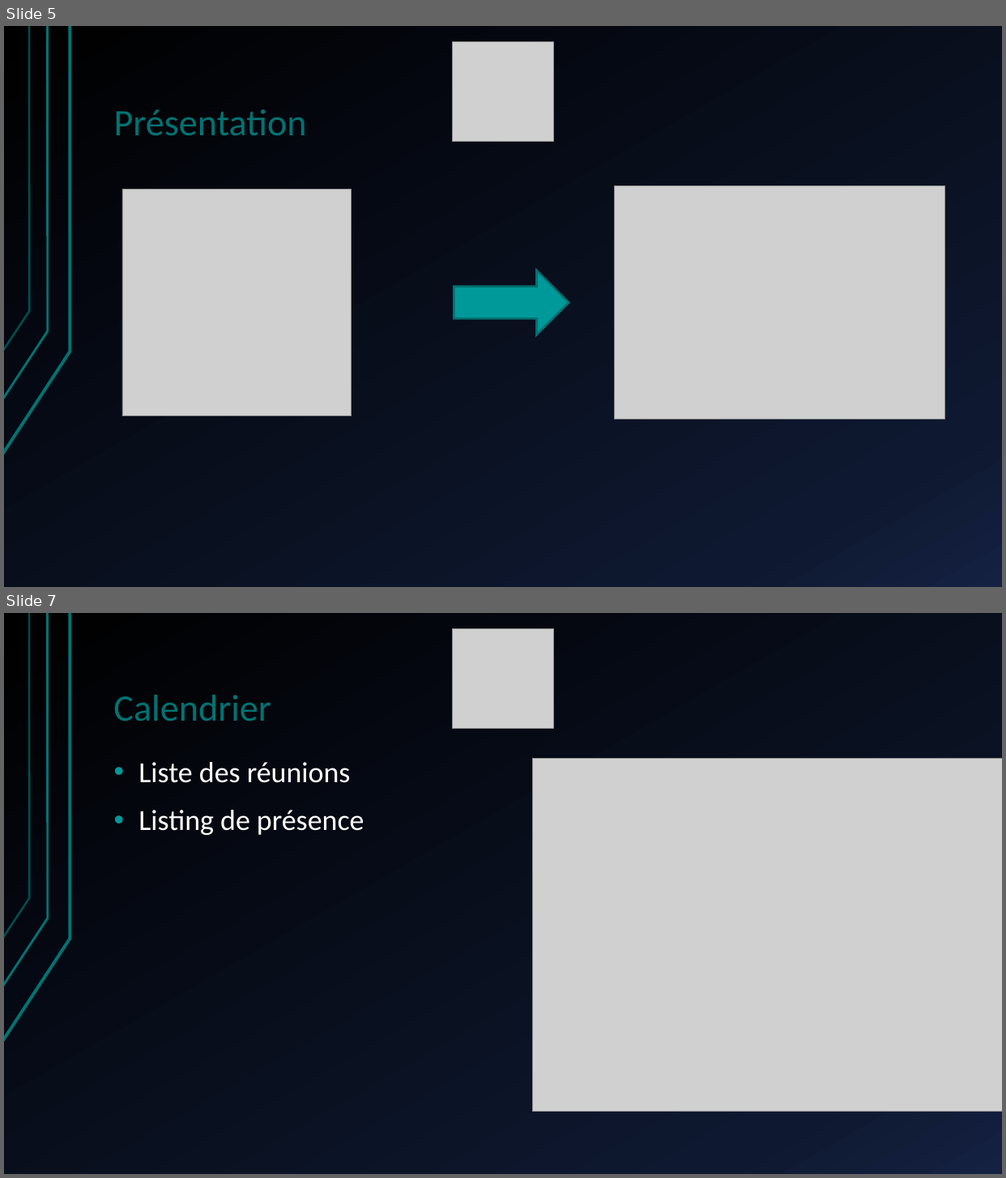
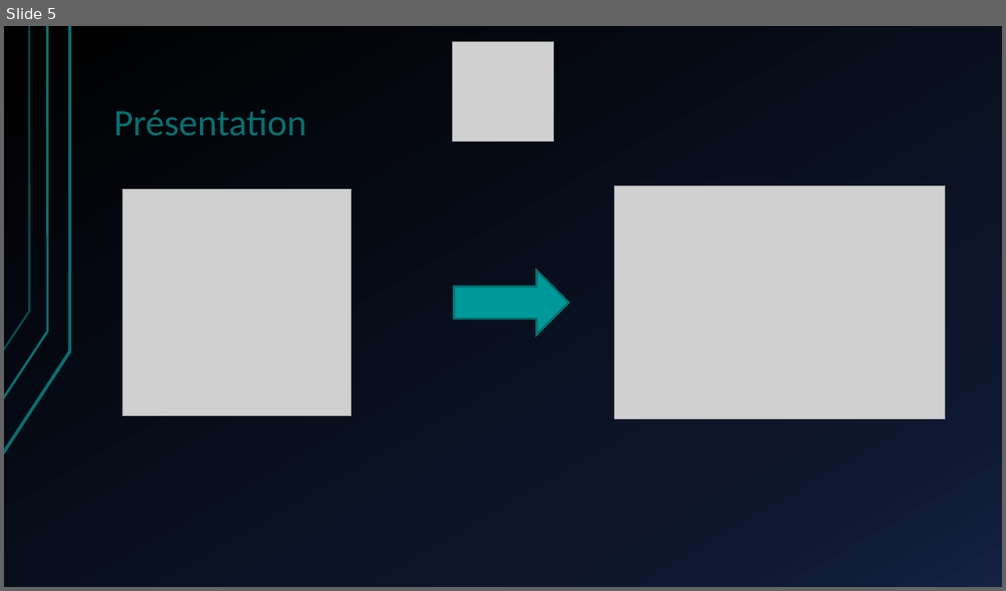
Before and after one commit to AymericPonjee/TFE-10DS, a slide deck: Rapport/PrésentationJuinTFE .pptx. Shown one above the other, each under a label of ours: slides 5 and 7 before the commit, slide 5 after it; the slides between them are not shown. The pictures are 1006x1178 and 1006x591 pixels, drawn with LibreOffice and Linux fonts; fonts in the diff are those of the drawing; grey boxes stand for pictures. Boxes give left, top, right and bottom in pixels: in the first picture for what was removed or moved away, otherwise in the second. Text is boxed around its words. In the diff, an @@ line names an element or a change of style, - is before the commit and + after.

```diff
--- a/Rapport/PrésentationJuinTFE .pptx
+++ b/Rapport/PrésentationJuinTFE .pptx
@@ slide 7 removed at (4, 613, 1002, 1174), background gradient #000000 to #0F1931 to #142242; not listed: 3 template elements that a slide beside it also shows @@
@@ picture removed at (453, 628, 552, 729) @@
@@ title removed at (113, 695, 271, 721) @@
-Calendrier
@@ picture removed at (533, 758, 1002, 1112) @@
@@ text removed at (138, 762, 364, 835) @@
-• Liste des réunions
-• Listing de présence
```
Also in this commit, not shown: 4 slides changed, 1 slide added, 5 other slides removed, 28 other files.
